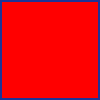
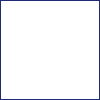
The second 100×100 image is a revision of the first. Changes to its layers:
added layer "border" above "frontier" over (x1=0, y1=0, x2=100, y2=100)
hid "target" over (x1=0, y1=0, x2=100, y2=100)
